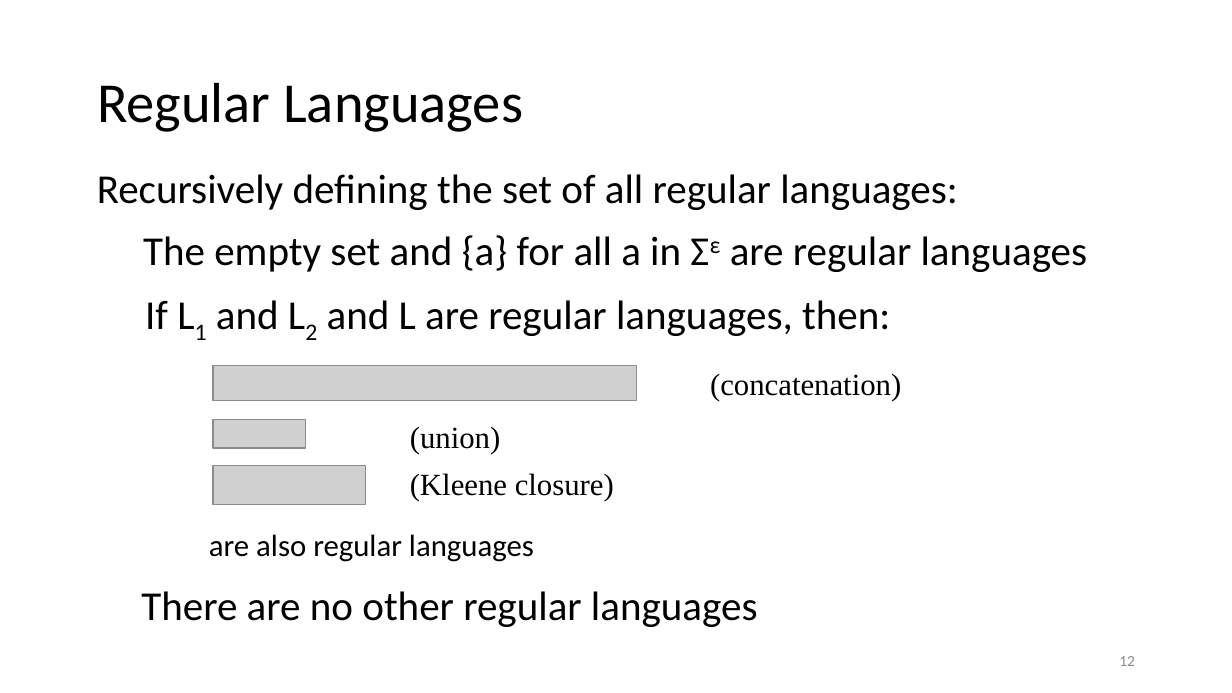
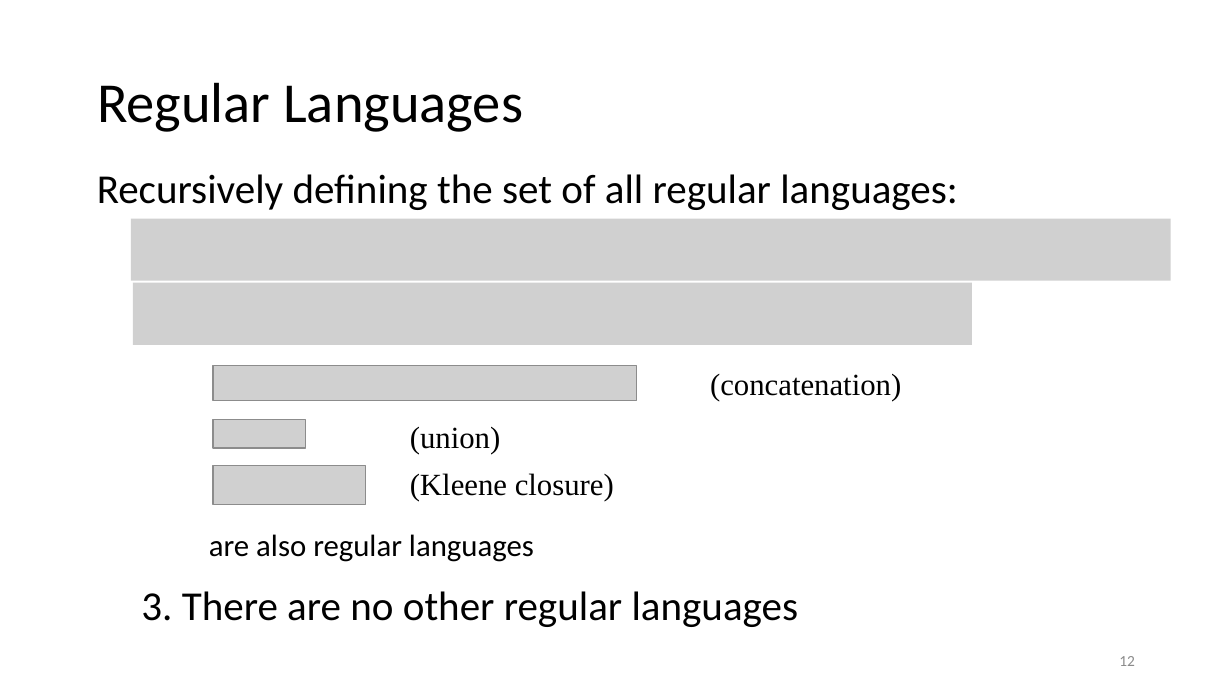
Before and after one commit to anoopsarkar/compilers-class, a slide deck: slide 12 of assets/ppt/lex/lex1-regexp-intro.pptx. Drawn at 1232x693 pixels with LibreOffice and Linux fonts; fonts in the diff are those of the drawing; grey boxes stand for pictures. Boxes give left, top, right and bottom in pixels: in the first picture for what was removed or moved away, otherwise in the second. Text is boxed around its words. In the diff, an @@ line names an element or a change of style, - is before the commit and + after.

```diff
--- a/assets/ppt/lex/lex1-regexp-intro.pptx
+++ b/assets/ppt/lex/lex1-regexp-intro.pptx
@@ picture added at [131, 218, 1170, 280] @@
@@ text removed at [143, 235, 1088, 272] @@
-The empty set and {a} for all a in Σε are regular languages
@@ picture added at [133, 282, 972, 344] @@
@@ text removed at [145, 300, 890, 336] @@
-If L1 and L2 and L are regular languages, then:
@@ text at [141, 591, 799, 627]: text changed @@
-There are no other regular languages
+3. There are no other regular languages
```
Also in this commit, not shown: 12 other slides changed, 1 other file.
